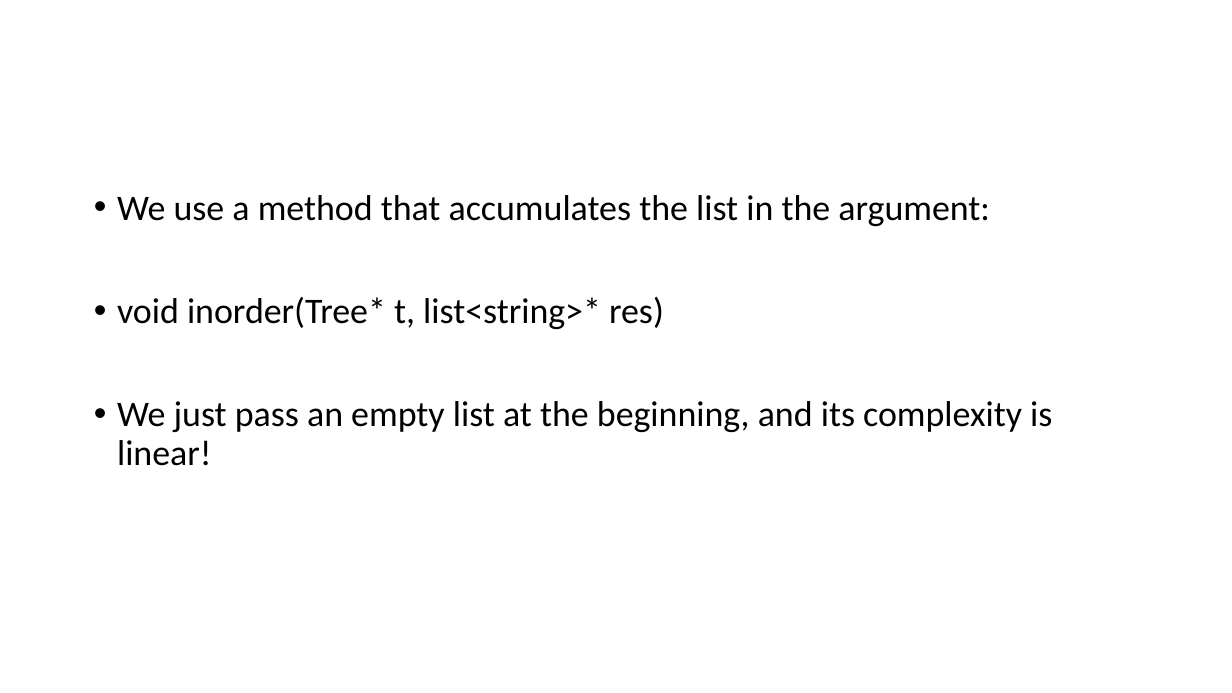
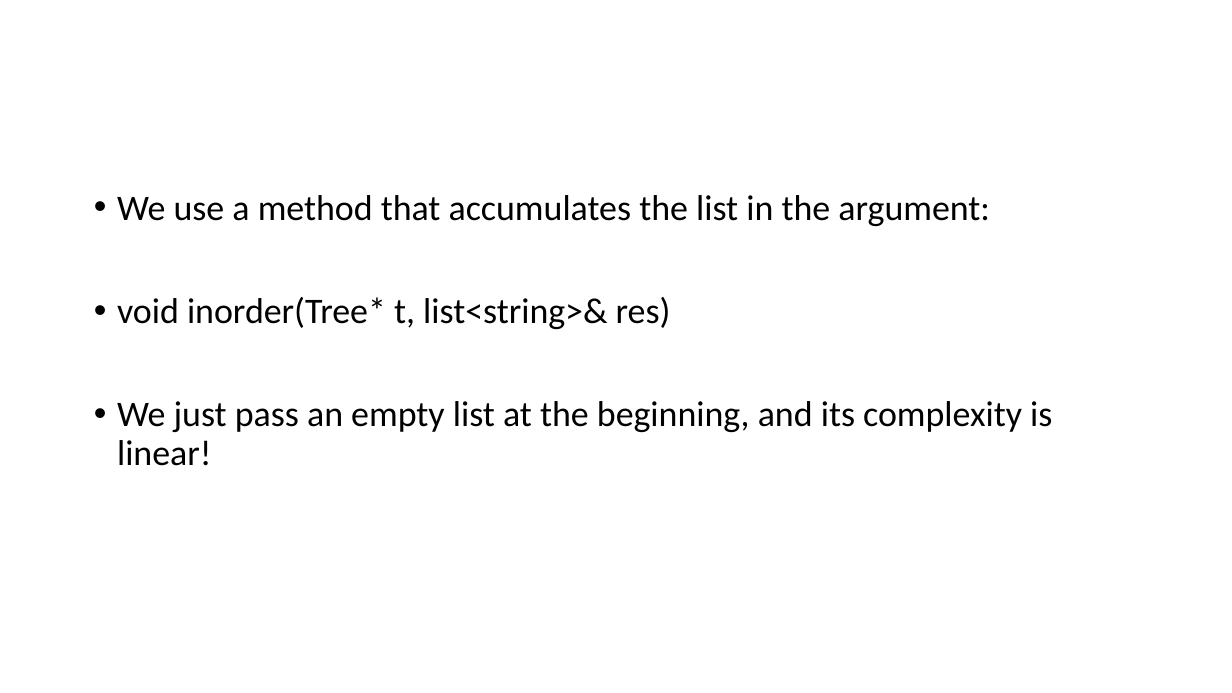
Before and after one commit to kwea123/cpp_data_algo, a slide deck: slide 10 of 2_Tree.pptx. Drawn at 1232x693 pixels with LibreOffice and Linux fonts; fonts in the diff are those of the drawing. Boxes give left, top, right and bottom in pixels: in the first picture for what was removed or moved away, otherwise in the second. Text is boxed around its words. In the diff, an @@ line names an element or a change of style, - is before the commit and + after.

```diff
--- a/2_Tree.pptx
+++ b/2_Tree.pptx
@@ text at [117, 297, 671, 329]: text changed @@
-• void inorder(Tree* t, list<string>* res)
+• void inorder(Tree* t, list<string>& res)
```
Also in this commit, not shown: 1 other slide changed, 1 slide added, 27 other files.
